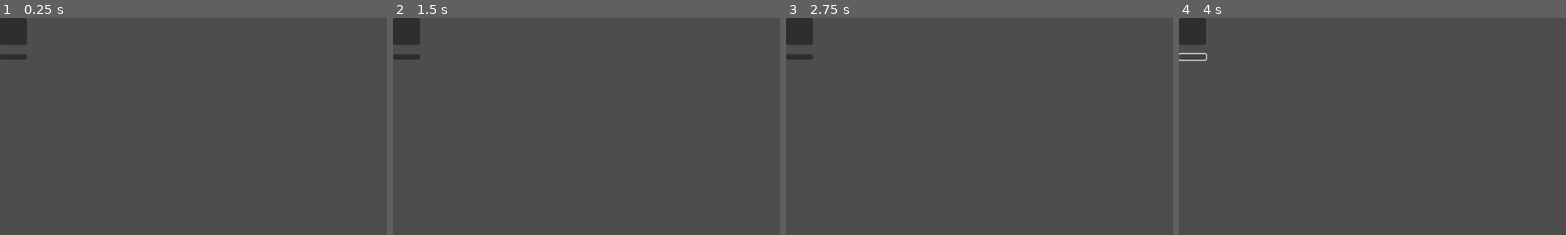
Above: before the commit, frames 1-4 (left to right).
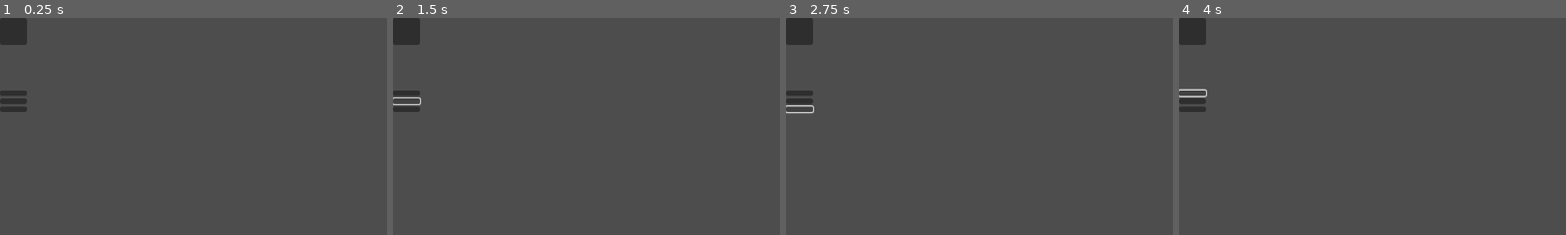
Above: after the commit, the same moments.

Repository: MarcinHamiga/ProjektInzynierski
Game: Godot game, scene res://scenes/email.tscn
The game is run twice, just before and just after one commit, with the same random seed, the same clock (stepped at 60 frames per second) and the same inputs. The project has no main scene, so this scene is started directly.
Inputs (mouse positions are % of the whole screen's width and height, from its top left; square brackets give the same spot before the commit, where the layout moved):
- Up to frame 1 (0.25 s): no input
- Up to frame 2 (1.5 s): click (2, 19) at 0.52 s; click (2, 19) at 1.27 s
- Up to frame 3 (2.75 s): click (2, 21) at 2.02 s
- Up to frame 4 (4 s): click (2, 21) at 2.77 s; click (2, 17) [2, 9] at 3.5 s
The pictures show only the part of the screen within x 0-50%, y 0-50%; the shares and areas given below are measured in that part.

The runs differ from the first frame. In frame 1, 0.6% of the frame differs, in the area x 0-8%, y 16-44%; in frame 2, 0.5%; in frame 3, 0.6%; in frame 4, 0.6%.

Commit message:
poprawka sceny maila

Diff:
--- a/scenes/email.tscn
+++ b/scenes/email.tscn
@@ -16,11 +16,23 @@
 offset_right = 40.0
 offset_bottom = 40.0
 
-[node name="Address" type="Label" parent="Message"]
+[node name="AddressIP" type="Label" parent="Message"]
+layout_mode = 2
+
+[node name="AddressEmail" type="Label" parent="Message"]
 layout_mode = 2
 
 [node name="Topic" type="Label" parent="Message"]
 layout_mode = 2
 
+[node name="ProblemMessage" type="Label" parent="Message"]
+layout_mode = 2
+
 [node name="Attachment" type="Button" parent="Message"]
 layout_mode = 2
+
+[node name="Accept" type="Button" parent="Message"]
+layout_mode = 2
+
+[node name="NotAccept" type="Button" parent="Message"]
+layout_mode = 2
